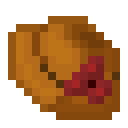
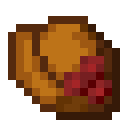
Two versions of the same layered image (128×128). Layer-by-layer changes:
removed layer "Layer 6" over [64,56,112,104]
painted on "Layer 5" over [8,16,120,120]
